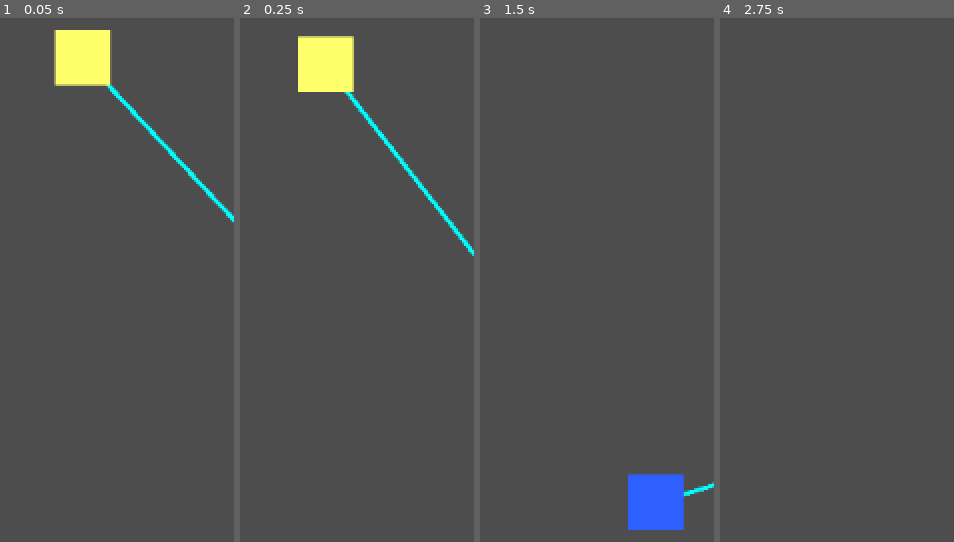
Above: before the commit, frames 1-4 (left to right).
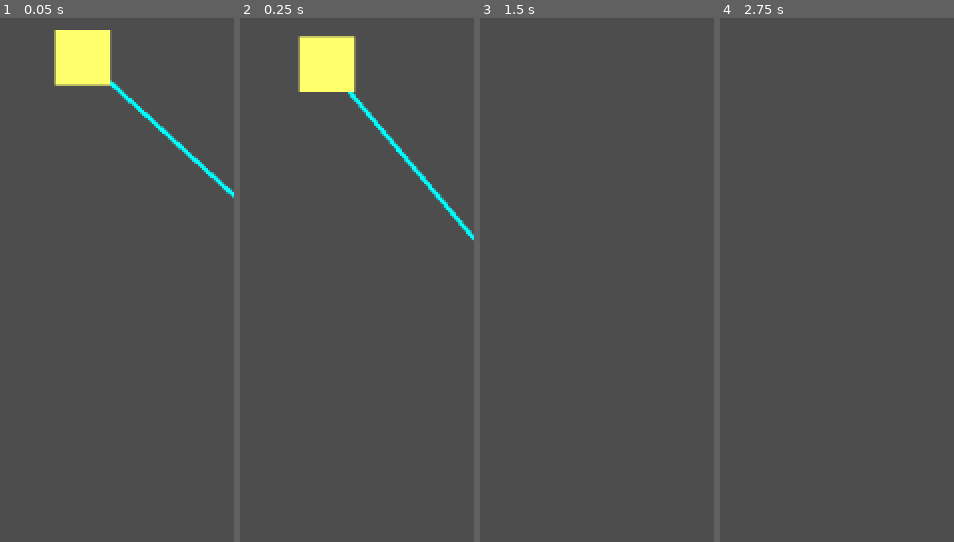
Above: after the commit, the same moments.

Repository: Bakwan-Company/Astro-Knot
Game: Godot game, scene res://levels/test_level/TestLevel.tscn
The game is run twice, just before and just after one commit, with the same random seed, the same clock (stepped at 60 frames per second) and the same inputs.
Inputs:
- Up to frame 1 (0.05 s): no input
- Up to frame 2 (0.25 s): no input
- Up to frame 3 (1.5 s): hold Q (reel_in) 0.53-1.28 s; hold D (move_right) from 0.53 s (still down); tap Space (jump) at 0.77 s; tap E (reel_out) at 1.35 s
- Up to frame 4 (2.75 s): tap Space (jump) at 1.52 s; tap Enter at 2 s; release D (move_right) at 2.03 s; hold A (move_left) from 2.03 s (still down); hold Q (reel_in) from 2.03 s (still down)

The runs differ from the first frame. In frame 1, 1.5% of the frame differs, in the area x 45-100%, y 11-39%; in frame 2, 1.8%; in frame 3, 2.7%, in the area x 63-100%, y 87-98%; in frame 4, nothing differs.

Commit message:
fix: bug fix after regarding dinamic anchor.

Diff:
--- a/levels/test_level/TestLevel.tscn
+++ b/levels/test_level/TestLevel.tscn
@@ -13,7 +13,7 @@
 position = Vector2(1020, 194)
 
 [node name="Pollux" parent="." unique_id=1878608427 instance=ExtResource("2_1qa4p")]
-position = Vector2(1304, 499)
+position = Vector2(1250, 405)
 
 [node name="StaticBody2D" type="StaticBody2D" parent="." unique_id=1208445088]
 
--- a/project.godot
+++ b/project.godot
@@ -20,11 +20,13 @@
 reel_in={
 "deadzone": 0.2,
 "events": [Object(InputEventKey,"resource_local_to_scene":false,"resource_name":"","device":-1,"window_id":0,"alt_press …(192 unchanged characters)…
+, Object(InputEventMouseButton,"resource_local_to_scene":false,"resource_name":"","device":-1,"window_id":0,"alt_pressed":false,"shift_pressed":false,"ctrl_pressed":false,"meta_pressed":false,"button_mask":1,"position":Vector2(683, 17),"global_position":Vector2(695, 77),"factor":1.0,"button_index":1,"canceled":false,"pressed":true,"double_click":true,"script":null)
 ]
 }
 reel_out={
 "deadzone": 0.2,
 "events": [Object(InputEventKey,"resource_local_to_scene":false,"resource_name":"","device":-1,"window_id":0,"alt_press …(192 unchanged characters)…
+, Object(InputEventMouseButton,"resource_local_to_scene":false,"resource_name":"","device":-1,"window_id":0,"alt_pressed":false,"shift_pressed":false,"ctrl_pressed":false,"meta_pressed":false,"button_mask":2,"position":Vector2(323, 10),"global_position":Vector2(335, 70),"factor":1.0,"button_index":2,"canceled":false,"pressed":true,"double_click":false,"script":null)
 ]
 }
 move_left={
--- a/systems/rope_system/rope_manager.gd
+++ b/systems/rope_system/rope_manager.gd
@@ -54,7 +54,7 @@
 	var dir = c_pos.direction_to(p_pos)
 
 	# ==========================================
-	# DETEKSI LANTAI DUAL SENSOR (POLLUX & CASTOR)
+	# DETEKSI LANTAI DUAL SENSOR
 	# ==========================================
 	var c_l = castor.get_node_or_null("GroundCheckL")
 	var c_r = castor.get_node_or_null("GroundCheckR")
@@ -65,42 +65,42 @@
 	var is_p_grounded = (p_l and p_l.is_colliding()) or (p_r and p_r.is_colliding())
 
 	# ==========================================
-	# SISTEM JANGKAR DINAMIS (MUTUAL DRAG)
+	# SISTEM JANGKAR DINAMIS (FIX POLLUX GESER)
 	# ==========================================
 	var is_castor_anchored = false
 	var is_pollux_anchored = false
 
 	if is_c_grounded and is_p_grounded:
-		# Jika dua-duanya di lantai, Castor jadi prioritas jangkar
+		# Castor selalu jadi prioritas jangkar agar bisa narik Pollux
 		is_castor_anchored = true
 
+		# FIX: Aktifkan status jangkar Pollux JUGA kalau Castor tepat di atasnya (Lift Mode)
+		if c_pos.y < p_pos.y - 15 and abs(c_pos.x - p_pos.x) < 40:
+			is_pollux_anchored = true
+
 	elif is_c_grounded and not is_p_grounded:
-		# KASUS DI GAMBARMU: Castor di lantai, Pollux melayang.
-		# Cek: Apakah Pollux berada DI BAWAH Castor? (Berayun)
 		if p_pos.y > c_pos.y + 10:
-			is_castor_anchored = true # Castor jadi jangkar untuk ayunan
-		else:
-			# Jika Pollux melayang di samping (seperti di gambarmu),
-			# biarkan statusnya FALSE agar mereka masuk ke Skenario 3 (Saling Tarik).
-			# Ini yang bakal bikin Castor keseret ke pinggir tebing.
-			pass
+			is_castor_anchored = true
 
 	elif not is_c_grounded and is_p_grounded:
-		# Sebaliknya, Pollux jadi jangkar kalau Castor yang berayun di bawah
 		if c_pos.y > p_pos.y + 10:
 			is_pollux_anchored = true
+		# FIX: Tambahan agar Pollux tetap jadi anchor pas Castor melayang di atasnya
+		elif c_pos.y < p_pos.y - 10 and abs(c_pos.x - p_pos.x) < 40:
+			is_pollux_anchored = true
+
 	# ==========================================
-	# EKSEKUSI FISIKA BERDASARKAN STATUS JANGKAR
+	# EKSEKUSI FISIKA
 	# ==========================================
 	if is_castor_anchored:
-		# --- SKENARIO 1: CASTOR JANGKAR (Narik/Dorong Pollux) ---
 		var pos_correction = clamp(error, -3.0, 3.0)
 		var move_pollux = -(dir * pos_correction)
 
-		# FIX DORONG KE ATAS: Pindahkan dorongan menjadi tolakan untuk Castor
+		# JIKA LIFT MODE: Matikan gerakan Pollux (X dan Y) agar tidak geser
 		if is_pollux_anchored and move_pollux.y > 0:
-			castor.global_position.y -= move_pollux.y
+			castor.global_position.y -= move_pollux.y * 1.5
 			move_pollux.y = 0
+			move_pollux.x = 0 # Kunci X Pollux di sini!
 
 		pollux.global_position += move_pollux
 
@@ -110,42 +110,31 @@
 		var vel_lambda = dir * (-rel_vel)
 
 		var apply_vel = vel_lambda
-
-		# FIX MOMENTUM KE ATAS: Berikan velocity lompatan ke Castor
 		if is_pollux_anchored and apply_vel.y > 0:
-			castor.velocity.y -= apply_vel.y
+			castor.velocity.y -= apply_vel.y * 2.0 # Multiplier naikin dikit
 			apply_vel.y = 0
+			apply_vel.x = 0 # Kunci X Pollux di kecepatan juga!
 
 		pollux.linear_velocity += apply_vel
 
 	elif is_pollux_anchored:
-		# --- SKENARIO 2: POLLUX JANGKAR (Castor Berayun Pendulum) ---
+		# Skenario 2: Pollux Jangkar (Castor Berayun)
 		var pos_correction = clamp(error, -5.0, 5.0)
 		castor.global_position += dir * pos_correction
-
-		# Update ulang arah tali agar tidak nyangkut di titik terendah
 		dir = castor.global_position.direction_to(pollux.global_position)
-
-		# Fisika Pendulum Murni (Spider-Man Slide)
 		var tangent = dir.orthogonal()
 		var swing_speed = castor.velocity.dot(tangent)
 		castor.velocity = tangent * swing_speed
 
-		# Obat Energi Bocor (Momentum Boost)
-		if abs(swing_speed) > 10.0:
-			castor.velocity *= 1.00
-
 	else:
-		# --- SKENARIO 3: DUA-DUANYA MELAYANG (Tarik-Menarik 50:50) ---
+		# Skenario 3: Bebas (Tarik-menarik 50:50)
 		var pos_correction = clamp(error, -3.0, 3.0)
 		castor.global_position += dir * (pos_correction * 0.5)
 		pollux.global_position -= dir * (pos_correction * 0.5)
-
 		var c_vel = castor.velocity
 		var p_vel = pollux.linear_velocity
 		var rel_vel = (p_vel - c_vel).dot(dir)
 		var vel_lambda = dir * (-rel_vel)
-
 		castor.velocity -= vel_lambda * 0.5
 		pollux.linear_velocity += vel_lambda * 0.5
 
